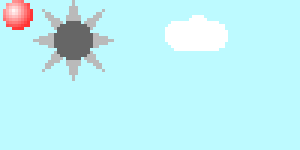
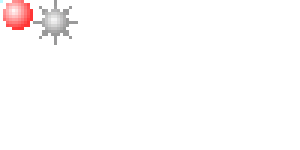
Layer changes from the first 300x150 image to the second:
painted on "Background" over [0, 0, 300, 150]
hid "Layer #1", painted on it over [0, 0, 300, 150]
